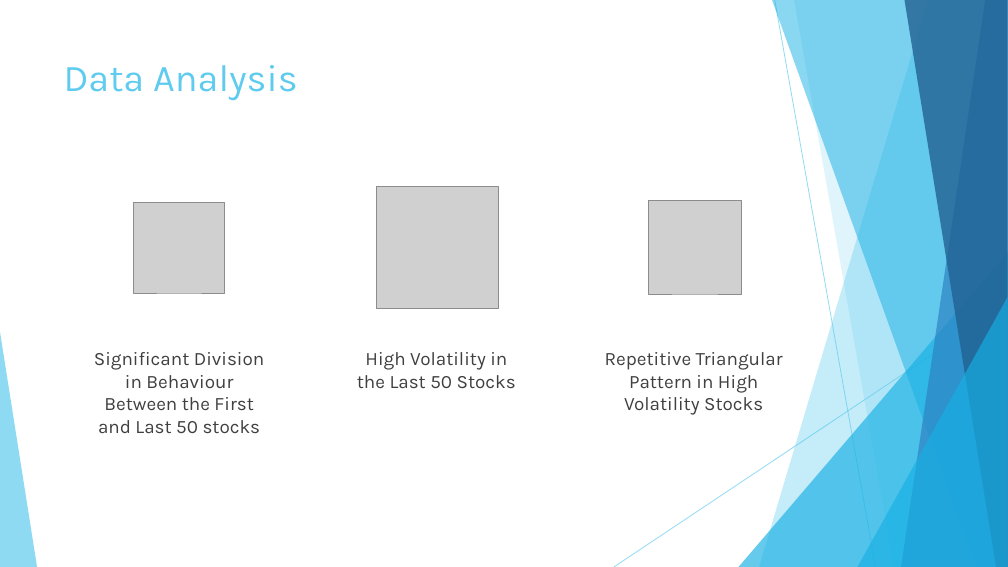
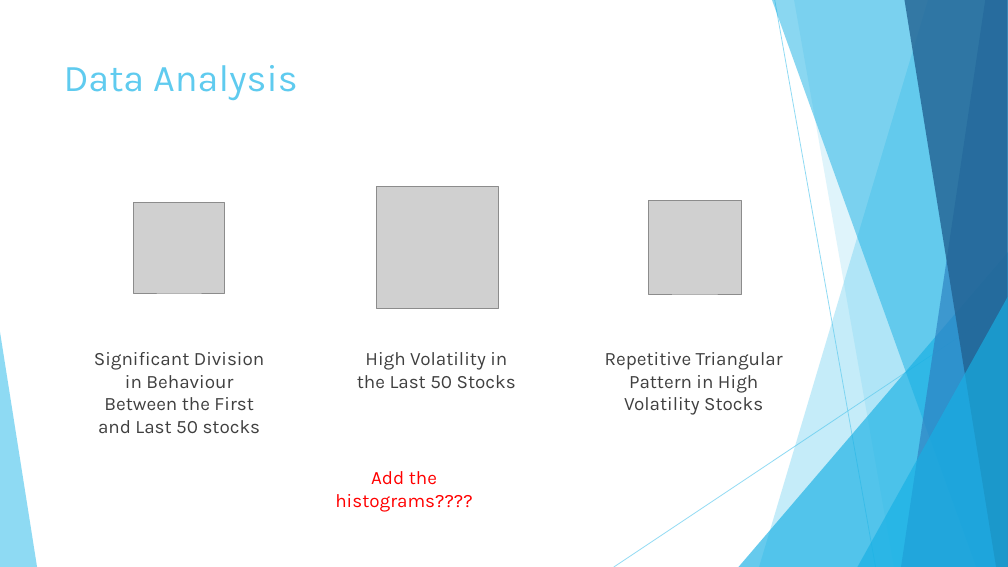
Before and after one commit to xhua7999/Astronauts---Sig-Algothon-2021, a slide deck: slide 2 of Astronauts_sig.pptx. Drawn at 1008x567 pixels with LibreOffice and Linux fonts; fonts in the diff are those of the drawing; grey boxes stand for pictures. Boxes give left, top, right and bottom in pixels: in the first picture for what was removed or moved away, otherwise in the second. Text is boxed around its words. In the diff, an @@ line names an element or a change of style, - is before the commit and + after.

```diff
--- a/Astronauts_sig.pptx
+++ b/Astronauts_sig.pptx
@@ text added at (335, 471, 472, 512), 18 pt, text #FF0000 @@
+Add the histograms????
```
Also in this commit, not shown: 3 slides removed, 5 other files.
